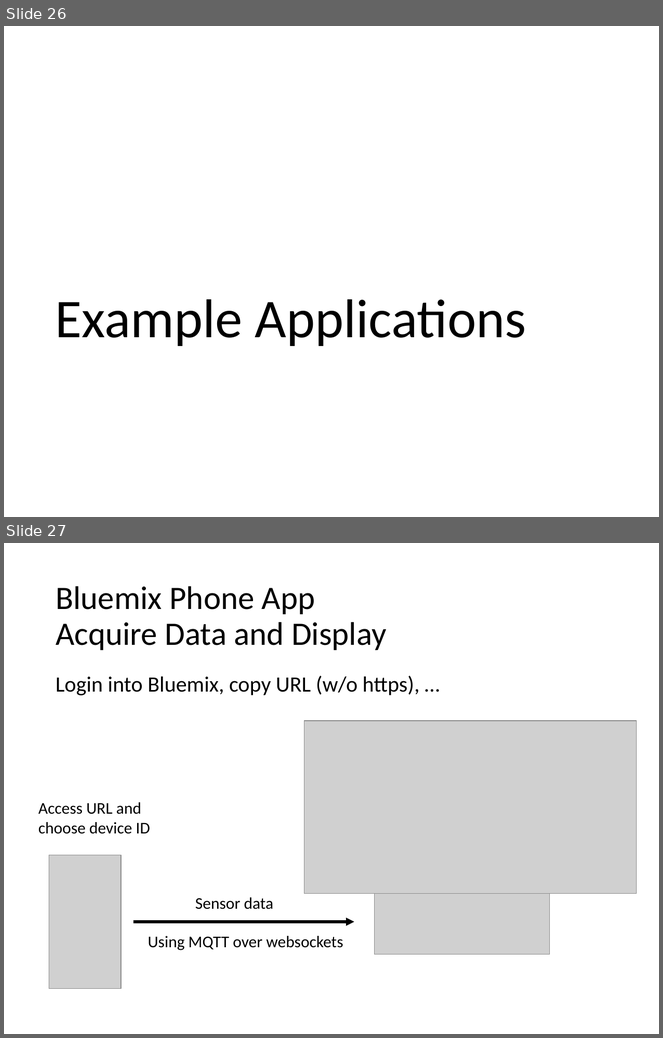
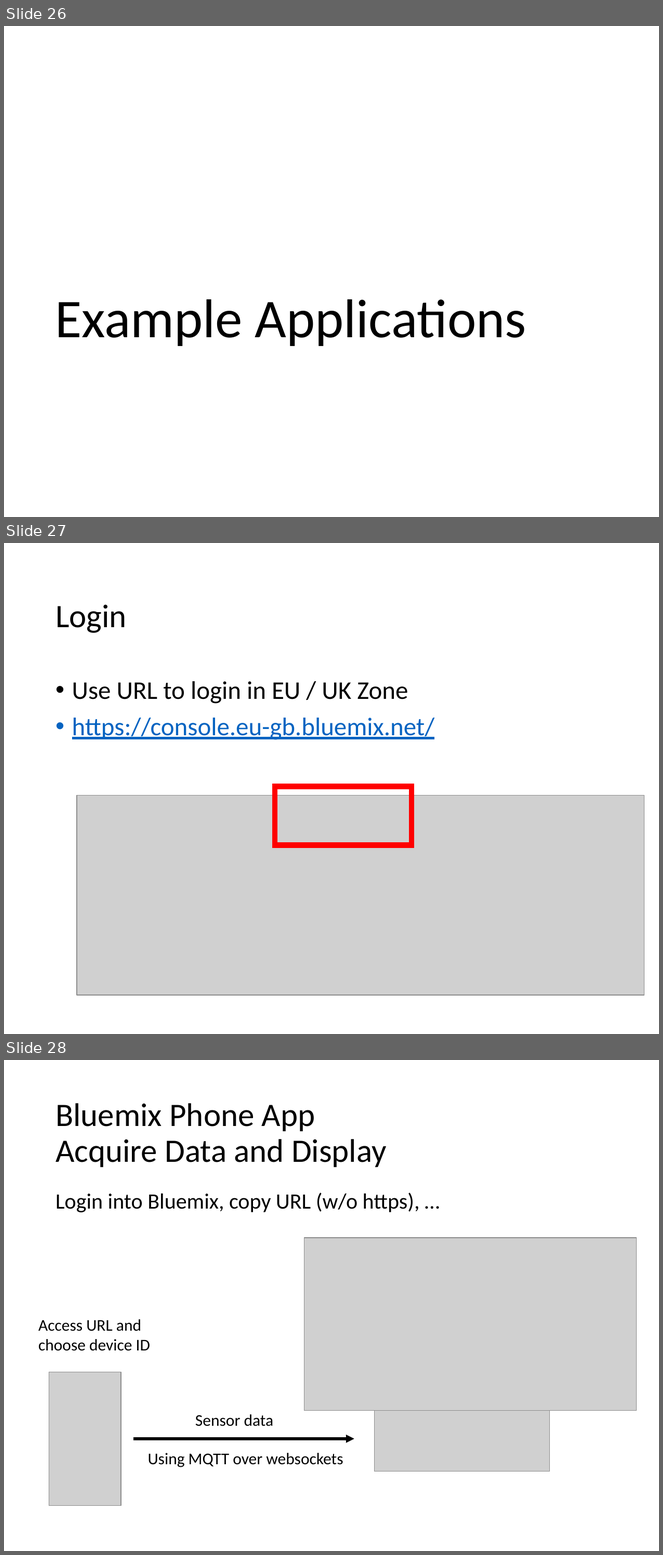
Before and after one commit to cdeck3r/IoTBluemixTutorial, a slide deck: Slides/IoTBluemixTutorial.pptx. Shown one above the other, each under a label of ours: slides 26 and 27 before the commit, slides 26, 27 and 28 after it. The pictures are 663x1038 and 663x1555 pixels, drawn with LibreOffice and Linux fonts; fonts in the diff are those of the drawing; grey boxes stand for pictures. Boxes give left, top, right and bottom in pixels: in the first picture for what was removed or moved away, otherwise in the second. Text is boxed around its words. In the diff, an @@ line names an element or a change of style, - is before the commit and + after.

```diff
--- a/Slides/IoTBluemixTutorial.pptx
+++ b/Slides/IoTBluemixTutorial.pptx
@@ slide 27 added at box(4, 543, 659, 1034), background #FFFFFF @@
@@ title added at box(55, 604, 127, 633), 36 pt, text #000000 @@
+Login
@@ text added at box(72, 681, 435, 740), 28 pt, text #0563C1, underline @@
+• Use URL to login in EU / UK Zone
+• https://console.eu-gb.bluemix.net/
@@ rectangle added at box(274, 787, 412, 846), outline #FF0000 6 pt @@
@@ picture added at box(77, 795, 645, 995) @@
@@ what was slide 27 is now slide 28 @@
```
Also in this commit, not shown: 1 slide changed.
